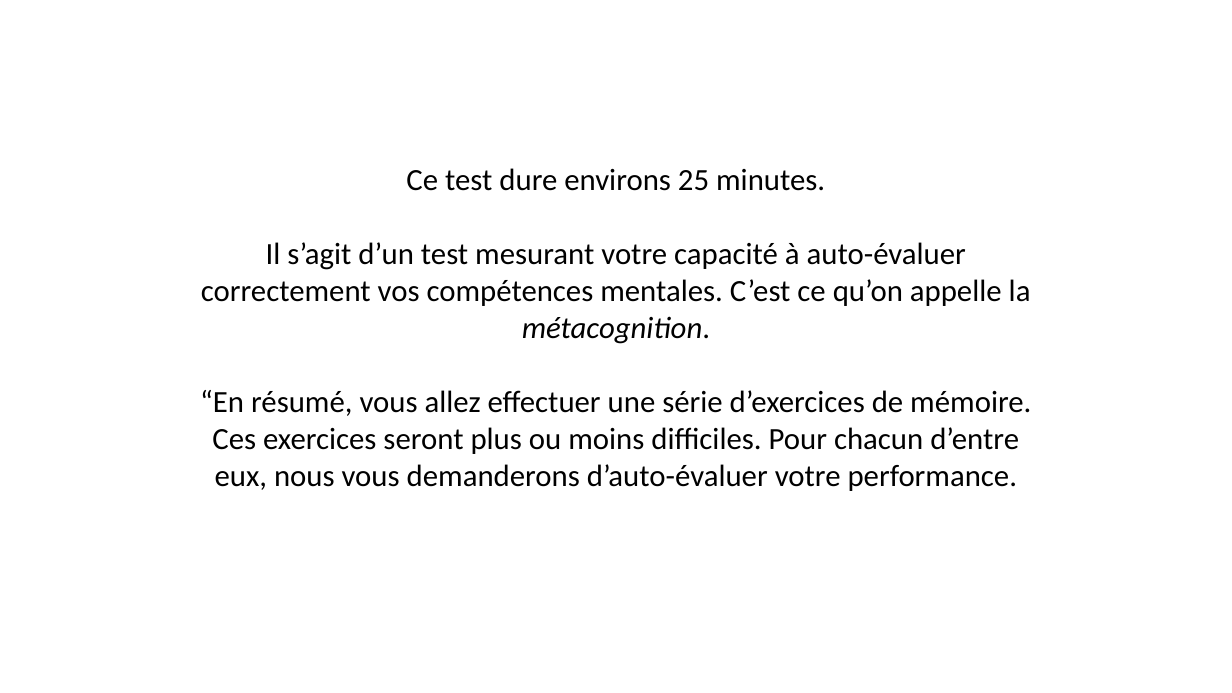
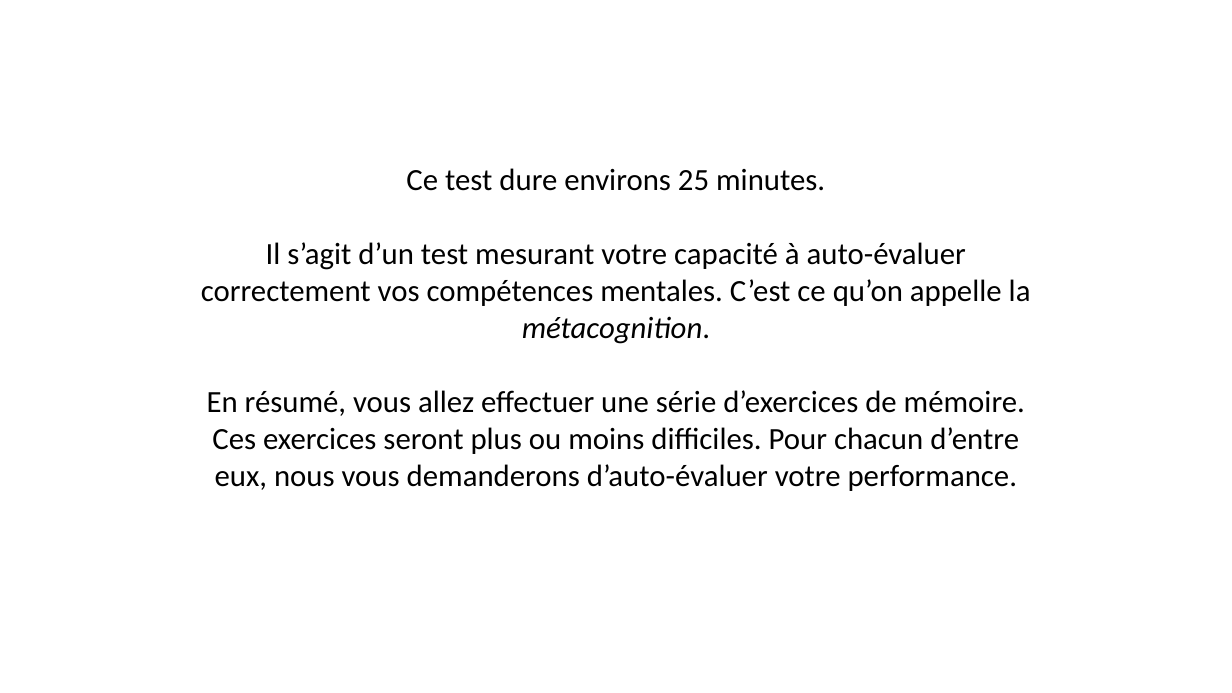
Before and after one commit to MBB-team/Online_Testing, a slide deck: slide 2 of src/SE_ELAN/Stimuli/Instructions.pptx. Drawn at 1232x693 pixels with LibreOffice and Linux fonts; fonts in the diff are those of the drawing. Boxes give left, top, right and bottom in pixels: in the first picture for what was removed or moved away, otherwise in the second. Text is boxed around its words. In the diff, an @@ line names an element or a change of style, - is before the commit and + after.

```diff
--- a/src/SE_ELAN/Stimuli/Instructions.pptx
+++ b/src/SE_ELAN/Stimuli/Instructions.pptx
@@ text at [207,390,1025,491]: text changed @@
-“En résumé, vous allez effectuer une série d’exercices de mémoire. Ces exercices seront plus ou moins difficiles. Pour chacun d’entre eux, nous vous demanderons d’auto-évaluer votre performance.
+En résumé, vous allez effectuer une série d’exercices de mémoire. Ces exercices seront plus ou moins difficiles. Pour chacun d’entre eux, nous vous demanderons d’auto-évaluer votre performance.
```
Also in this commit, not shown: 25 other slides changed, 1 slide added, 2 other files.
